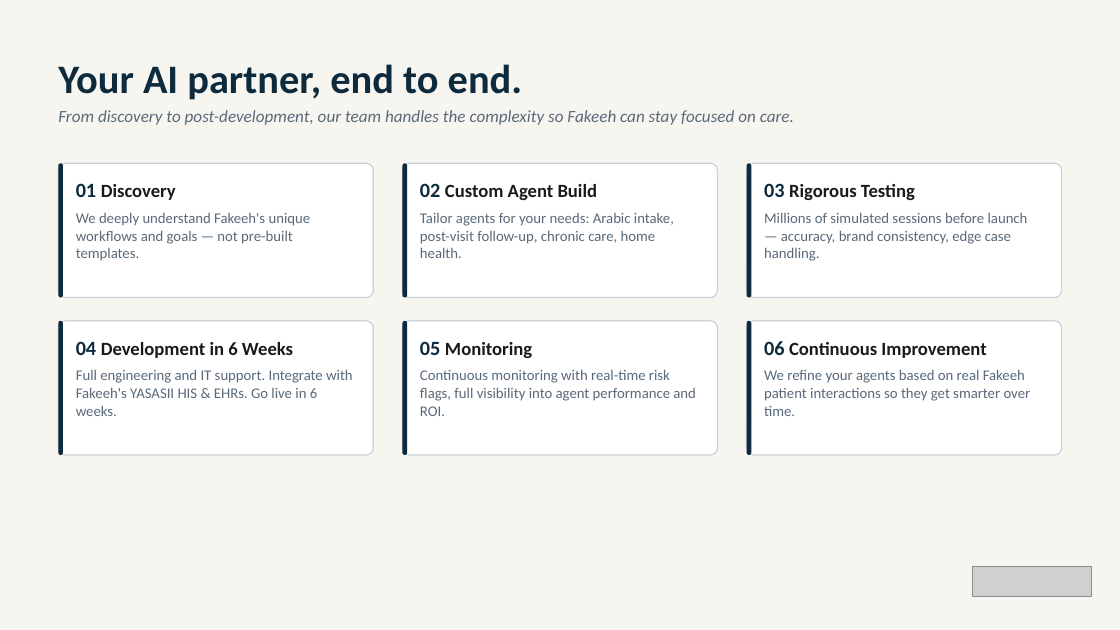
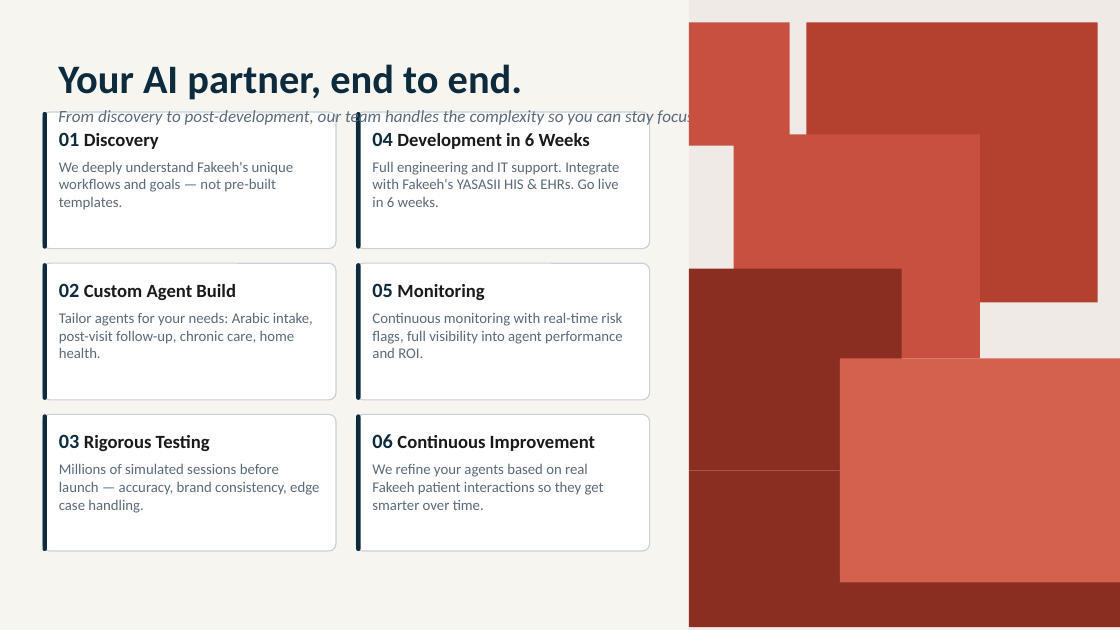
Before and after one commit to elzoghbyelaf-star/Population-Health-Management-, a slide deck: slide 8 of Fakeeh_Care_Group_v2.pptx. Drawn at 1120x630 pixels with LibreOffice and Linux fonts; fonts in the diff are those of the drawing; grey boxes stand for pictures. Boxes give left, top, right and bottom in pixels: in the first picture for what was removed or moved away, otherwise in the second. Text is boxed around its words. In the diff, an @@ line names an element or a change of style, - is before the commit and + after.

```diff
--- a/Fakeeh_Care_Group_v2.pptx
+++ b/Fakeeh_Care_Group_v2.pptx
@@ rectangle added at (689, 0, 1120, 629), fill #F0EAE6 @@
@@ rectangle added at (689, 22, 790, 146), fill #C85040 @@
@@ rectangle added at (806, 22, 1098, 302), fill #B44030 @@
@@ rounded rectangle: place and size @@
-rounded rectangle at (58, 164, 63, 298)
+rounded rectangle at (43, 112, 47, 249)
@@ rounded rectangle: place and size @@
-rounded rectangle at (58, 164, 373, 298)
+rounded rectangle at (43, 112, 336, 249)
@@ text at (58, 108, 710, 127): text changed @@
-From discovery to post-development, our team handles the complexity so Fakeeh can stay focused on care.
+From discovery to post-development, our team handles the complexity so you can stay focused on care.
@@ rounded rectangle: place and size @@
-rounded rectangle at (58, 320, 63, 455)
+rounded rectangle at (356, 112, 361, 249)
@@ rounded rectangle: place and size @@
-rounded rectangle at (58, 320, 373, 455)
+rounded rectangle at (356, 112, 650, 249)
@@ text "01 Discovery": place and size @@
-text "01 Discovery" at (76, 183, 311, 261)
+text "01 Discovery" at (59, 132, 294, 210)
@@ text "04 Development in 6 Weeks" rewrapped from (76, 341, 353, 416) to (372, 132, 619, 207) @@
@@ rectangle added at (734, 134, 980, 358), fill #C85040 @@
@@ rounded rectangle: place and size @@
-rounded rectangle at (402, 164, 407, 298)
+rounded rectangle at (43, 263, 47, 400)
@@ rounded rectangle: place and size @@
-rounded rectangle at (402, 164, 717, 298)
+rounded rectangle at (43, 263, 336, 400)
@@ rounded rectangle: place and size @@
-rounded rectangle at (402, 320, 407, 455)
+rounded rectangle at (356, 263, 361, 400)
@@ rounded rectangle: place and size @@
-rounded rectangle at (402, 320, 717, 455)
+rounded rectangle at (356, 263, 650, 400)
@@ rectangle added at (689, 269, 902, 470), fill #8A2E22 @@
@@ text "02 Custom Agent Build": place and size @@
-text "02 Custom Agent Build" at (420, 183, 674, 258)
+text "02 Custom Agent Build" at (59, 283, 313, 358)
@@ text "05 Monitoring" rewrapped from (420, 341, 696, 416) to (372, 283, 622, 358) @@
@@ rectangle added at (840, 358, 1120, 582), fill #D4604E @@
@@ rounded rectangle: place and size @@
-rounded rectangle at (747, 164, 752, 298)
+rounded rectangle at (43, 414, 47, 551)
@@ rounded rectangle: place and size @@
-rounded rectangle at (747, 164, 1062, 298)
+rounded rectangle at (43, 414, 336, 551)
@@ rounded rectangle: place and size @@
-rounded rectangle at (747, 320, 752, 455)
+rounded rectangle at (356, 414, 361, 551)
@@ rounded rectangle: place and size @@
-rounded rectangle at (747, 320, 1062, 455)
+rounded rectangle at (356, 414, 650, 551)
@@ text "03 Rigorous Testing" rewrapped from (764, 183, 1028, 261) to (59, 434, 319, 513) @@
@@ text "06 Continuous Improvement" rewrapped from (764, 341, 1031, 416) to (372, 434, 604, 510) @@
@@ rectangle added at (689, 470, 1120, 627), fill #8A2E22 @@
@@ picture removed at (973, 567, 1092, 596) @@
```
